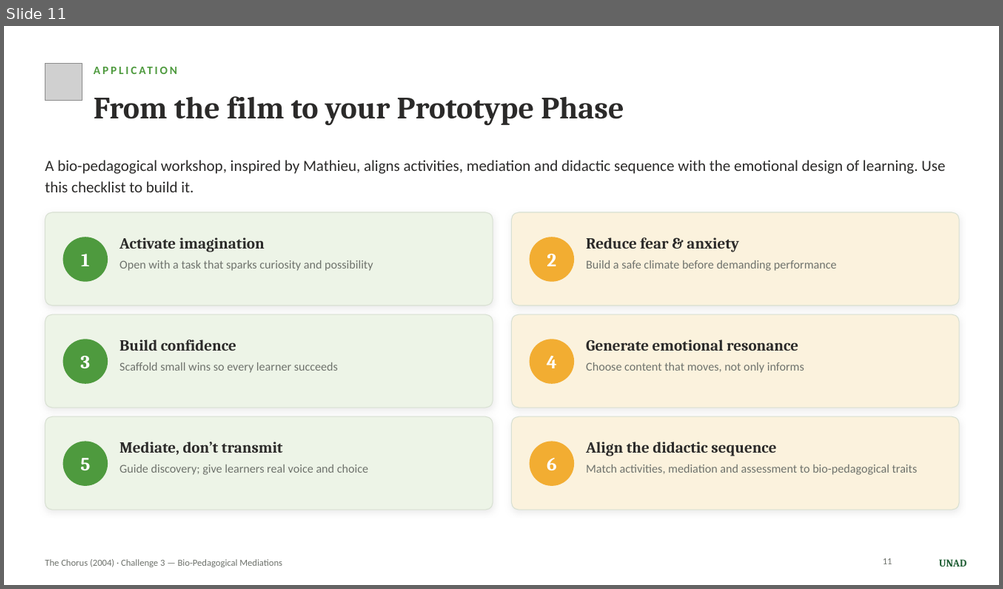
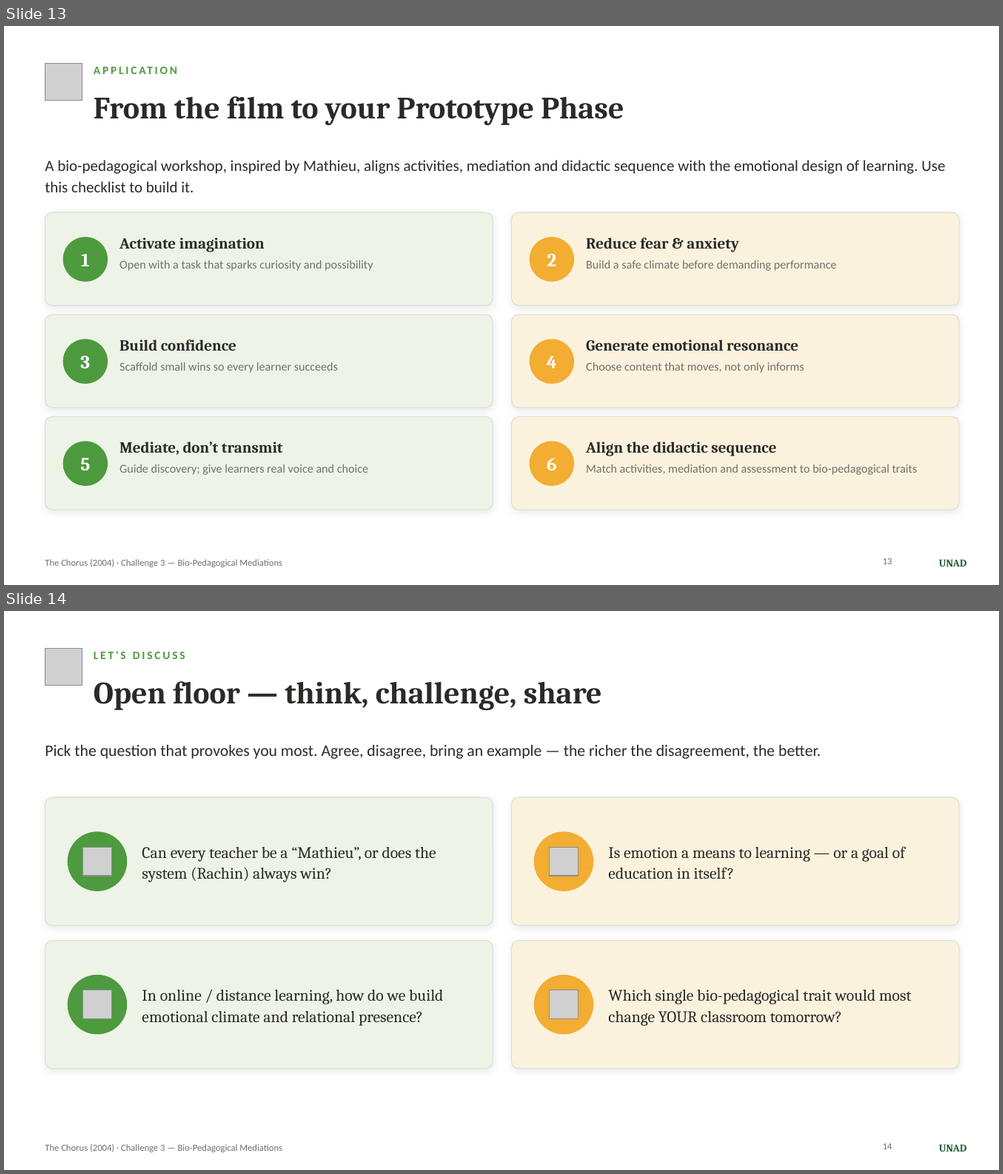
Before and after one commit to milesaenz-sketch/Magdalena_Thesis-_advisor, a slide deck: The_Chorus_Challenge3_UNAD.pptx. Shown one above the other, each under a label of ours: slide 11 before the commit, slides 13 and 14 after it. The pictures are 1003x589 and 1003x1174 pixels, drawn with LibreOffice and Linux fonts; fonts in the diff are those of the drawing; grey boxes stand for pictures. Boxes give left, top, right and bottom in pixels: in the first picture for what was removed or moved away, otherwise in the second. Text is boxed around its words. In the diff, an @@ line names an element or a change of style, - is before the commit and + after.

```diff
--- a/The_Chorus_Challenge3_UNAD.pptx
+++ b/The_Chorus_Challenge3_UNAD.pptx
@@ slide 14 added at <box>4,611,999,1170</box>, background #FFFFFF; not listed: 2 template elements that a slide beside it also shows @@
@@ picture added at <box>45,648,82,686</box> @@
@@ text added at <box>94,651,185,659</box>, 11 pt, text #4E9A3E, bold @@
+LET'S DISCUSS
@@ text added at <box>94,681,602,711</box>, 30 pt, text #2B2A29, bold @@
+Open floor — think, challenge, share
@@ text added at <box>45,745,820,759</box>, 15.5 pt, text #2B2A29 @@
+Pick the question that provokes you most. Agree, disagree, bring an example — the richer the disagreement, the better.
@@ rounded rectangle added at <box>45,797,492,925</box>, fill #EDF4E7, outline #D8E0D2 0.75 pt @@
@@ rounded rectangle added at <box>512,797,959,925</box>, fill #FBF2DD, outline #D8E0D2 0.75 pt @@
@@ ellipse added at <box>68,832,127,891</box>, fill #4E9A3E @@
@@ ellipse added at <box>534,832,594,891</box>, fill #F2AD32 @@
@@ picture added at <box>83,848,111,876</box> @@
@@ text added at <box>142,847,436,883</box>, 15.5 pt, text #2B2A29 @@
+Can every teacher be a “Mathieu”, or does the system (Rachin) always win?
@@ picture added at <box>549,848,578,876</box> @@
@@ text added at <box>608,846,905,879</box>, 15.5 pt, text #2B2A29 @@
+Is emotion a means to learning — or a goal of education in itself?
@@ rounded rectangle added at <box>45,941,492,1069</box>, fill #EDF4E7, outline #D8E0D2 0.75 pt @@
@@ rounded rectangle added at <box>512,941,959,1069</box>, fill #FBF2DD, outline #D8E0D2 0.75 pt @@
@@ ellipse added at <box>68,975,127,1035</box>, fill #4E9A3E @@
@@ ellipse added at <box>534,975,594,1035</box>, fill #F2AD32 @@
@@ picture added at <box>83,991,111,1019</box> @@
@@ text added at <box>142,990,443,1026</box>, 15.5 pt, text #2B2A29 @@
+In online / distance learning, how do we build emotional climate and relational presence?
@@ picture added at <box>549,991,578,1019</box> @@
@@ text added at <box>608,990,911,1026</box>, 15.5 pt, text #2B2A29 @@
+Which single bio-pedagogical trait would most change YOUR classroom tomorrow?
@@ page number added at <box>882,1144,892,1150</box>, 9 pt, text #6E726C @@
+14
@@ what was slide 11 is now slide 13 @@
@@ page number at <box>882,559,892,565</box>: text changed @@
-11
+13
```
Also in this commit, not shown: 3 slides changed, 2 other slides added.
